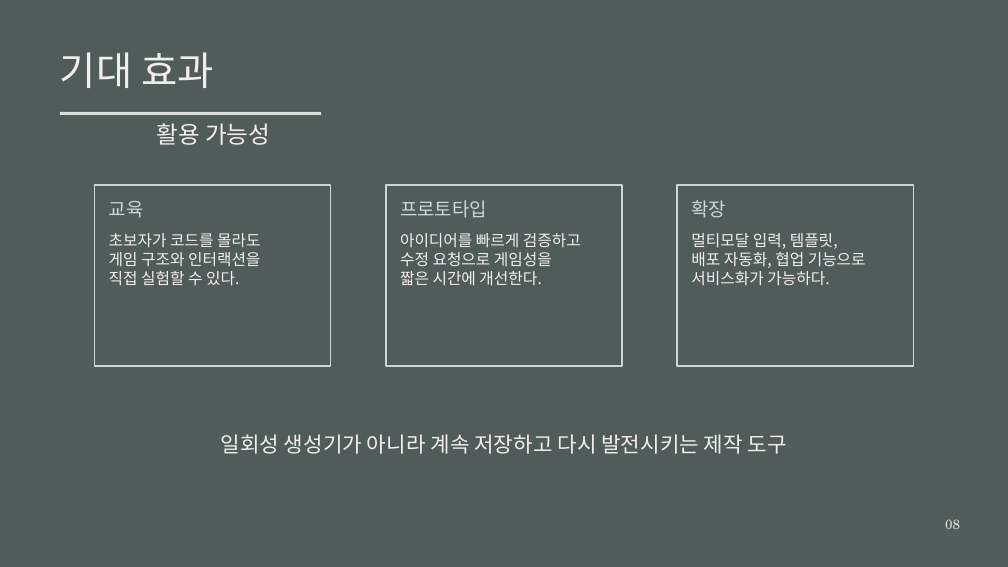
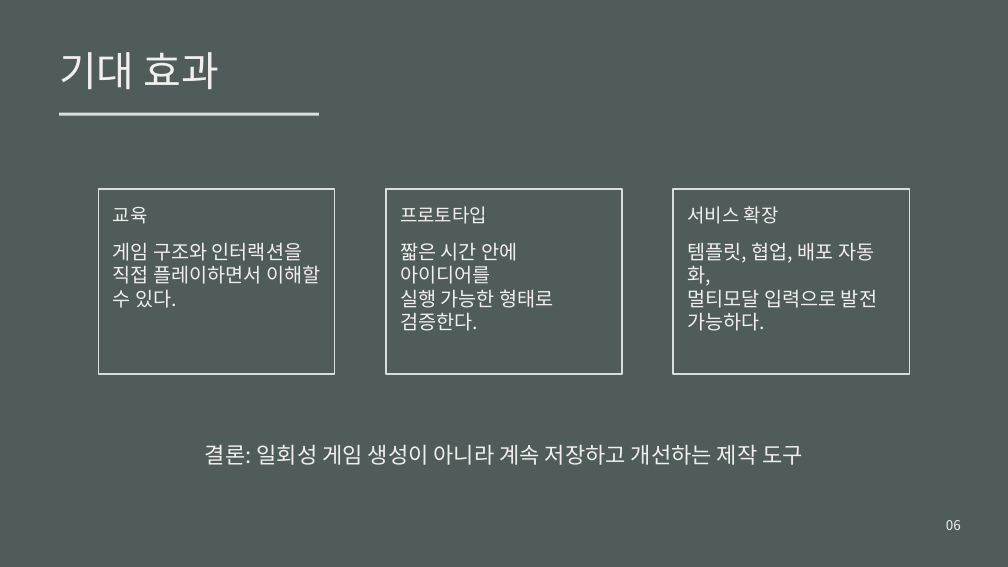
Before and after one commit to pleto333/ai-mini-game-maker, a slide deck: slide 6 of presentations/ai-mini-game-maker-presentation.pptx (slide 8 before the commit). Drawn at 1008x567 pixels with LibreOffice and Linux fonts; fonts in the diff are those of the drawing. Boxes give left, top, right and bottom in pixels: in the first picture for what was removed or moved away, otherwise in the second. Text is boxed around its words. In the diff, an @@ line names an element or a change of style, - is before the commit and + after.

Commit message:
Revise presentation to match rubric format

```diff
--- a/presentations/ai-mini-game-maker-presentation.pptx
+++ b/presentations/ai-mini-game-maker-presentation.pptx
@@ text "기대 효과" at <box>59,52,219,89</box>: size 37.5 to 39 pt, text colour #F2EEEE to #F1EEEE @@
@@ text removed at <box>156,123,270,145</box> @@
-활용 가능성
@@ rectangle: place and size @@
-rectangle at <box>95,185,330,367</box>
+rectangle at <box>98,189,334,374</box>
@@ text "교육" at <box>113,207,148,224</box>: text colour #C6D9D7 to #F1EEEE @@
@@ rectangle: place and size @@
-rectangle at <box>386,185,622,367</box>
+rectangle at <box>386,189,622,374</box>
@@ text "프로토타입" at <box>400,206,487,224</box>: text colour #C6D9D7 to #F1EEEE @@
@@ outline #C6D9D7 1.5 pt to #D8DFDD 1.5 pt in 3 elements at <box>386,189,622,374</box>, <box>98,189,334,374</box>, <box>674,189,910,374</box> @@
@@ rectangle: place and size @@
-rectangle at <box>678,185,913,367</box>
+rectangle at <box>674,189,910,374</box>
@@ text at <box>687,206,779,224</box>: text changed; text colour #C6D9D7 to #F1EEEE @@
-확장
+서비스 확장
@@ text at <box>109,233,260,247</box>: paragraph removed @@
-초보자가 코드를 몰라도
@@ text at <box>113,265,320,308</box>: text changed; size 15 to 18.8 pt; text colour #F2EEEE to #F1EEEE @@
-직접 실험할 수 있다.
+직접 플레이하면서 이해할 수 있다.
@@ text at <box>113,243,302,261</box>: size 15 to 18.8 pt, text colour #F2EEEE to #F1EEEE in "게임 구조와 인터랙션을" @@
@@ text "게임 구조와 인터랙션을": place and size @@
-text "게임 구조와 인터랙션을" at <box>109,233,260,285</box>
+text "게임 구조와 인터랙션을" at <box>113,243,320,308</box>
@@ text at <box>400,243,553,331</box>: text changed; size 15 to 18.8 pt; text colour #F2EEEE to #F1EEEE @@
-아이디어를 빠르게 검증하고
-수정 요청으로 게임성을
-짧은 시간에 개선한다.
+짧은 시간 안에 아이디어를
+실행 가능한 형태로 검증한다.
@@ text at <box>687,242,877,331</box>: text changed; size 15 to 18.8 pt; text colour #F2EEEE to #F1EEEE @@
-멀티모달 입력, 템플릿,
-배포 자동화, 협업 기능으로
-서비스화가 가능하다.
+템플릿, 협업, 배포 자동화,
+멀티모달 입력으로 발전 가능하다.
@@ text at <box>205,445,803,465</box>: text changed; size 20.2 to 21 pt; text colour #F2EEEE to #F1EEEE @@
-일회성 생성기가 아니라 계속 저장하고 다시 발전시키는 제작 도구
+결론: 일회성 게임 생성이 아니라 계속 저장하고 개선하는 제작 도구
@@ text at <box>946,520,961,530</box>: text changed; font TeX Gyre Schola to Noto Sans CJK KR; text colour #D5DDDA to #F1EEEE @@
-08
+06
```
Also in this commit, not shown: 3 other slides changed, 4 slides added, 5 slides removed, 1 other file.
